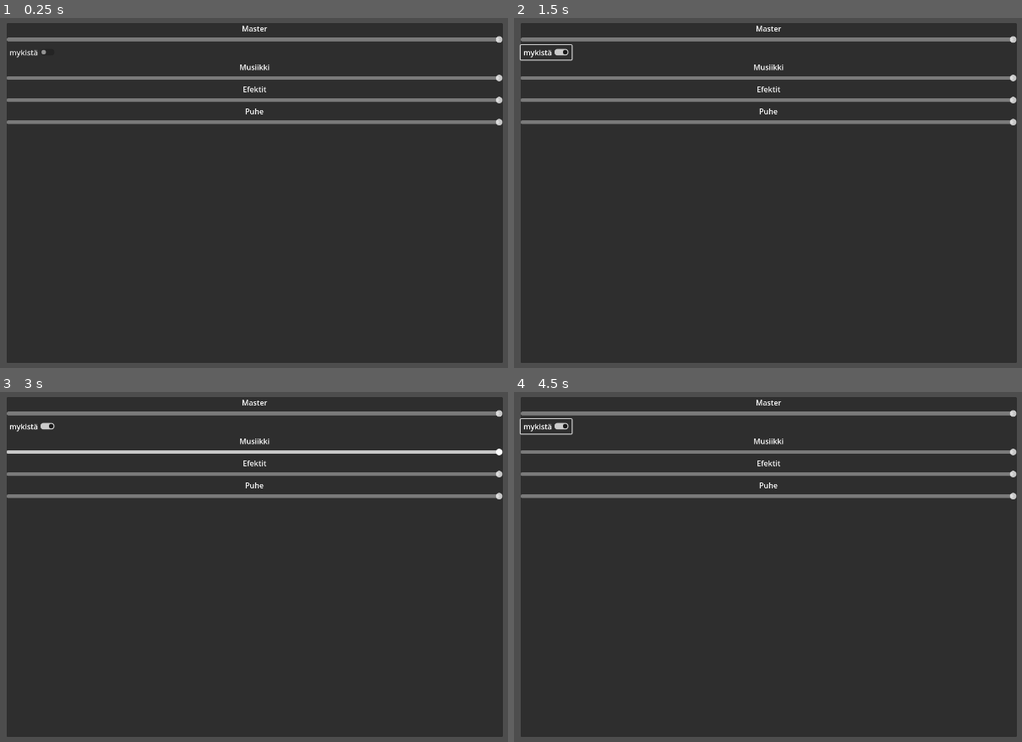
Above: before the commit, frames 1-4 (two rows, left to right).
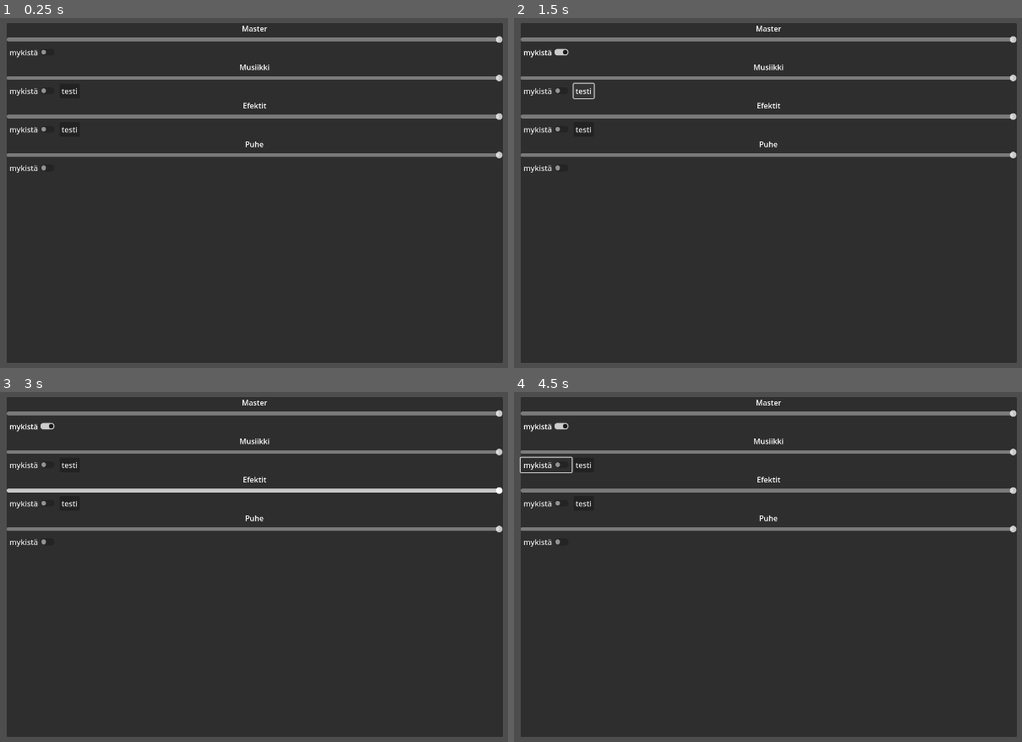
Above: after the commit, the same moments.

Repository: mirakardia/wanhojen-tanssit
Game: Godot game, scene res://scenes/pause-options-menu/pause_menu.tscn
Same seed, same stepped clock (60 frames per second), same inputs: the game is played once before the commit and once after it. This scene is started directly instead of the project's main scene.
Inputs (mouse positions are in pixels of both pictures, inside the frame that each line leads up to):
- Up to frame 1 (0.25 s): no input
- Up to frame 2 (1.5 s): click "mykistä" at 0.5 s; click (585, 91) at 1.25 s, where only the run after the commit has a clickable "testi"
- Up to frame 3 (3 s): tap Enter (ui_accept) at 2, 2.27, 2.75 s; move the mouse to (396, 553) at 2.02 s; hold Right (right) 2.03-2.78 s; click (396, 553) at 2.17 s; move the mouse to (111, 605) at 2.77 s; hold Down (down) from 2.78 s (still down); click (111, 605) at 2.92 s
- Up to frame 4 (4.5 s): tap Enter (ui_accept) at 3.02, 3.5, 4.25 s; move the mouse to (828, 465) at 3.52 s; release Down (down) at 3.53 s; hold Right (right) 3.53-4.28 s; click (828, 465) at 3.67 s; move the mouse to (727, 679) at 4.27 s; hold Up (up) from 4.28 s (still down); click (727, 679) at 4.42 s

The runs differ from the first frame. In frame 1, 4.7% of the frame differs, in the area x 1-100%, y 19-45%; in frame 2, 4.8%; in frame 3, 5.6%, in the area x 1-100%, y 16-45%; in frame 4, 4.9%.

Commit message:
Add pause menu options placeholder

Diff:
--- a/scenes/pause-options-menu/mute_toggle.tscn
+++ b/scenes/pause-options-menu/mute_toggle.tscn
@@ -1,6 +1,6 @@
 [gd_scene load_steps=2 format=3 uid="uid://23drddl3ydow"]
 
-[ext_resource type="Script" path="res://scenes/pause-options-menu/mute_toggle.gd" id="1_3vfn6"]
+[ext_resource type="Script" path="res://scripts/pause-options/mute_toggle.gd" id="1_3vfn6"]
 
 [node name="MuteToggle" type="CheckButton"]
 anchors_preset = 15
--- a/scenes/pause-options-menu/pause_menu.tscn
+++ b/scenes/pause-options-menu/pause_menu.tscn
@@ -1,7 +1,9 @@
-[gd_scene load_steps=3 format=3 uid="uid://b5mgi7o2rejxc"]
+[gd_scene load_steps=5 format=3 uid="uid://b5mgi7o2rejxc"]
 
 [ext_resource type="PackedScene" uid="uid://e3atnr4jvvv0" path="res://scenes/pause-options-menu/volume_slider.tscn" id="1_j2cf2"]
 [ext_resource type="PackedScene" uid="uid://23drddl3ydow" path="res://scenes/pause-options-menu/mute_toggle.tscn" id="2_hdrv7"]
+[ext_resource type="PackedScene" uid="uid://ctkaoyni412ka" path="res://scenes/pause-options-menu/sound_test.tscn" id="3_505rn"]
+[ext_resource type="Script" path="res://scenes/pause-options-menu/volume_slider.gd" id="4_27s16"]
 
 [node name="PanelContainer" type="PanelContainer"]
 offset_left = 203.0
@@ -39,6 +41,19 @@
 layout_mode = 2
 bus_name = "bgm"
 
+[node name="HBoxContainer2" type="HBoxContainer" parent="VBoxContainer"]
+layout_mode = 2
+
+[node name="MuteToggle" parent="VBoxContainer/HBoxContainer2" instance=ExtResource("2_hdrv7")]
+layout_mode = 2
+text = "mykistä"
+bus_name = "bgm"
+
+[node name="SoundTest" parent="VBoxContainer/HBoxContainer2" instance=ExtResource("3_505rn")]
+layout_mode = 2
+toggle_mode = false
+test_audio = "bgm"
+
 [node name="LabelSfx" type="Label" parent="VBoxContainer"]
 layout_mode = 2
 text = "Efektit"
@@ -48,6 +63,19 @@
 layout_mode = 2
 bus_name = "sfx"
 
+[node name="HBoxContainer3" type="HBoxContainer" parent="VBoxContainer"]
+layout_mode = 2
+
+[node name="MuteToggle" parent="VBoxContainer/HBoxContainer3" instance=ExtResource("2_hdrv7")]
+layout_mode = 2
+text = "mykistä"
+bus_name = "sfx"
+
+[node name="SoundTest" parent="VBoxContainer/HBoxContainer3" instance=ExtResource("3_505rn")]
+layout_mode = 2
+toggle_mode = false
+test_audio = "sfx"
+
 [node name="LaberSpeech" type="Label" parent="VBoxContainer"]
 layout_mode = 2
 text = "Puhe"
@@ -55,4 +83,14 @@
 
 [node name="VolumeSliderSpeech" parent="VBoxContainer" instance=ExtResource("1_j2cf2")]
 layout_mode = 2
+mouse_filter = 1
+script = ExtResource("4_27s16")
 bus_name = "speech"
+
+[node name="HBoxContainer4" type="HBoxContainer" parent="VBoxContainer"]
+layout_mode = 2
+
+[node name="MuteToggle" parent="VBoxContainer/HBoxContainer4" instance=ExtResource("2_hdrv7")]
+layout_mode = 2
+text = "mykistä"
+bus_name = "master"
--- /dev/null
+++ b/scenes/pause-options-menu/sound_test.gd
@@ -0,0 +1,18 @@
+extends Button
+
+@export
+var test_audio: String
+
+# Called when the node enters the scene tree for the first time.
+func _ready() -> void:
+	pressed.connect(_on_pressed)
+
+func _on_pressed() -> void:
+	match test_audio:
+		"sfx":
+			SoundManager.test_sfx()
+		"bgm":
+			SoundManager.play_bgm("bgm_sakari")
+		"speech":
+			SoundManager.speak_gibberish()
+# Called every frame. 'delta' is the elapsed time since the previous frame.
--- /dev/null
+++ b/scenes/pause-options-menu/sound_test.tscn
@@ -0,0 +1,14 @@
+[gd_scene load_steps=2 format=3 uid="uid://ctkaoyni412ka"]
+
+[ext_resource type="Script" path="res://scenes/pause-options-menu/sound_test.gd" id="1_kxqlk"]
+
+[node name="SoundTest" type="Button"]
+anchors_preset = 15
+anchor_right = 1.0
+anchor_bottom = 1.0
+grow_horizontal = 2
+grow_vertical = 2
+toggle_mode = true
+action_mode = 0
+text = "testi"
+script = ExtResource("1_kxqlk")
--- /dev/null
+++ b/scenes/pause-options-menu/volume_slider.gd
@@ -0,0 +1,7 @@
+extends "res://scripts/pause-options/volume_slider.gd"
+
+
+# Called when the node enters the scene tree for the first time.
+func _on_value_changed(_value: float) -> void:
+	SoundManager.speak_gibberish()
+	pass
--- a/scenes/pause-options-menu/volume_slider.tscn
+++ b/scenes/pause-options-menu/volume_slider.tscn
@@ -1,6 +1,6 @@
 [gd_scene load_steps=2 format=3 uid="uid://e3atnr4jvvv0"]
 
-[ext_resource type="Script" path="res://volume_slider.gd" id="1_hry8s"]
+[ext_resource type="Script" path="res://scripts/pause-options/volume_slider.gd" id="1_hry8s"]
 
 [node name="VolumeSlider" type="HSlider"]
 offset_right = 8.0
--- a/scripts/sound_manager.gd
+++ b/scripts/sound_manager.gd
@@ -47,6 +47,9 @@
 		"sfx" : bus_sfx,
 		"speech" : bus_speech
 		}
+
+func test_sfx() -> void:
+	sfx_valinta_valikko.play()
 
 func set_volume(vol : float, bus : String = "master") -> void:
 	AudioServer.set_bus_volume_db(
Renamed: scenes/pause-options-menu/mute_toggle.gd -> scripts/pause-options/mute_toggle.gd
Renamed: volume_slider.gd -> scripts/pause-options/volume_slider.gd
